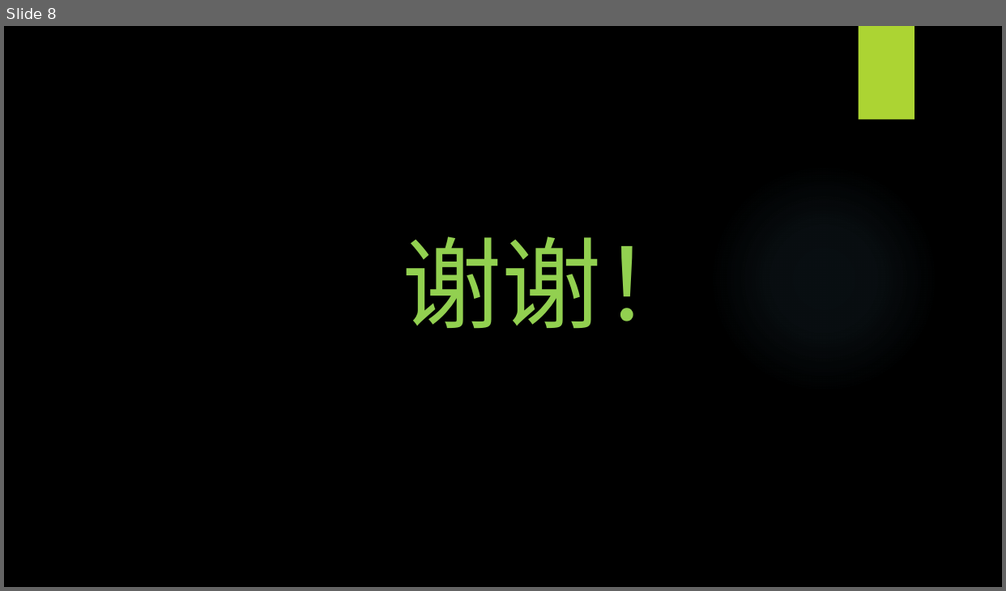
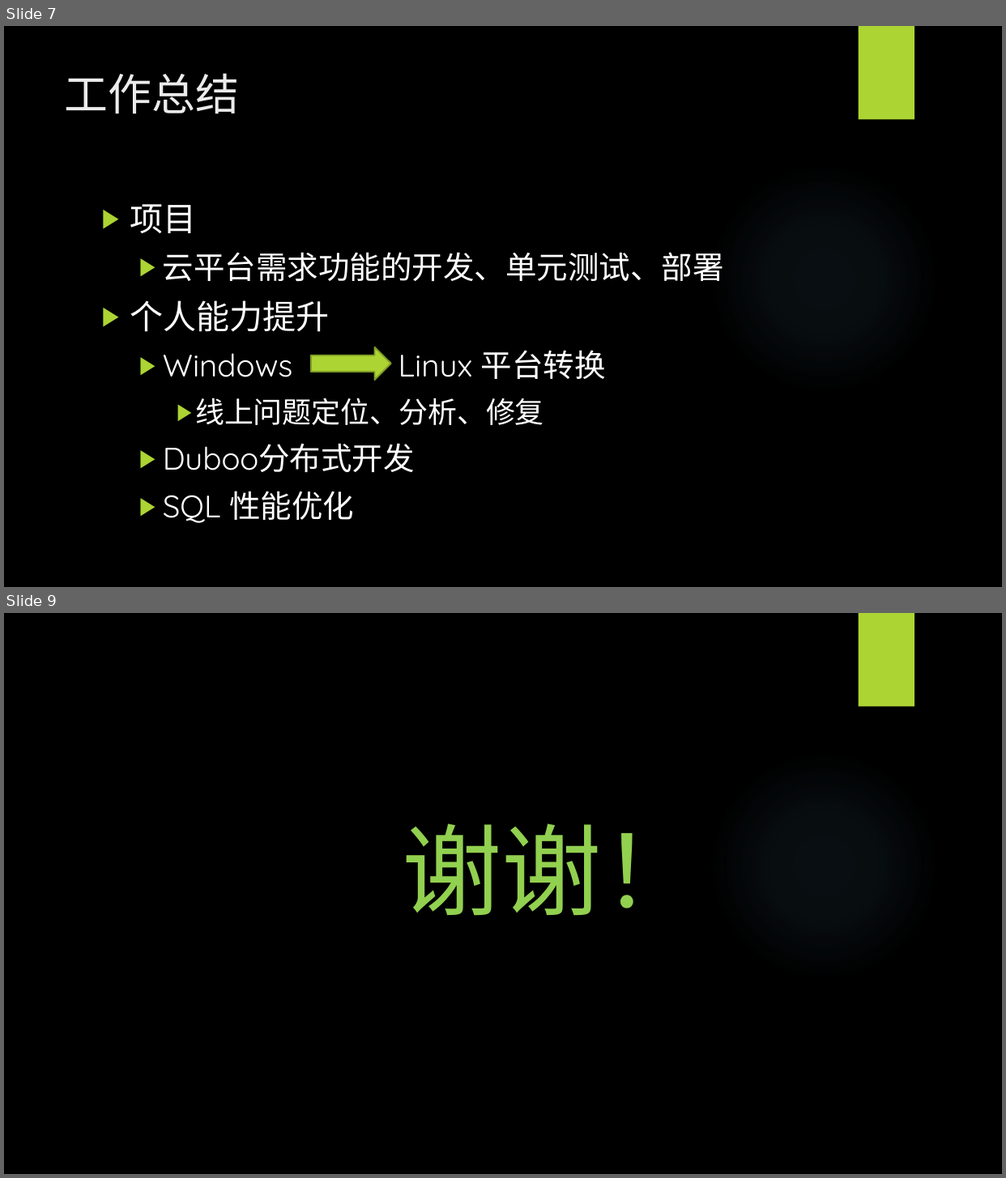
Before and after one commit to hxysea/mynote, a slide deck: 项目经验/转正报告.pptx. Shown one above the other, each under a label of ours: slide 8 before the commit, slides 7 and 9 after it; the slides between them are not shown. The pictures are 1006x591 and 1006x1178 pixels, drawn with LibreOffice and Linux fonts; fonts in the diff are those of the drawing; background and template pictures are left out. Boxes give left, top, right and bottom in pixels: in the first picture for what was removed or moved away, otherwise in the second. Text is boxed around its words. In the diff, an @@ line names an element or a change of style, - is before the commit and + after.

Commit message:
【功能】增加转正报告修正版

```diff
--- a/项目经验/转正报告.pptx
+++ b/项目经验/转正报告.pptx
@@ slide 7 added at (4, 26, 1002, 587), background picture (left out); not listed: 2 template elements that a slide beside it also shows @@
@@ title added at (65, 73, 240, 114), 42 pt, text #EBEBEB @@
+工作总结
@@ text added at (130, 204, 724, 523), 30 pt, text #FFFFFF @@
+▶ 项目
+  ▶ 云平台需求功能的开发、单元测试、部署
+▶ 个人能力提升
+  ▶ Windows Linux 平台转换
+    ▶ 线上问题定位、分析、修复
+  ▶ Duboo分布式开发
+  ▶ SQL 性能优化
@@ right arrow added at (311, 347, 391, 380), fill #ACD433, outline #7F9D26 1.5 pt @@
@@ what was slide 8 is now slide 9 @@
```
Also in this commit, not shown: 6 slides changed, 1 other slide added, 1 slide removed, 2 other files.
